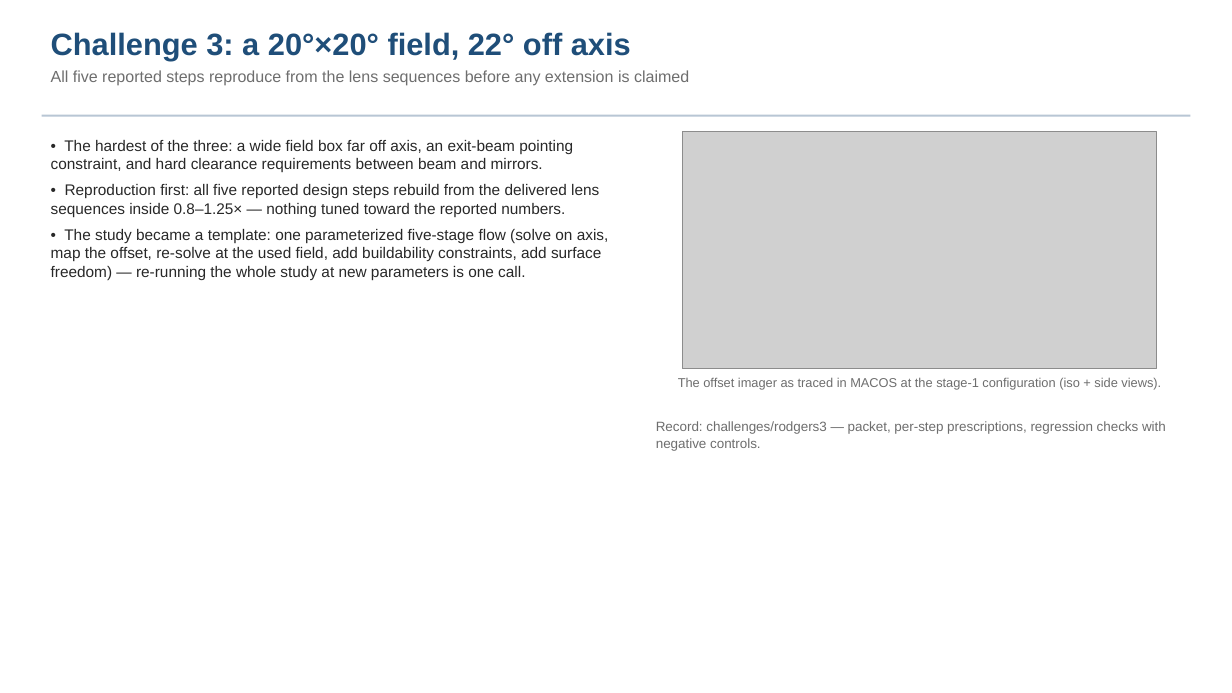
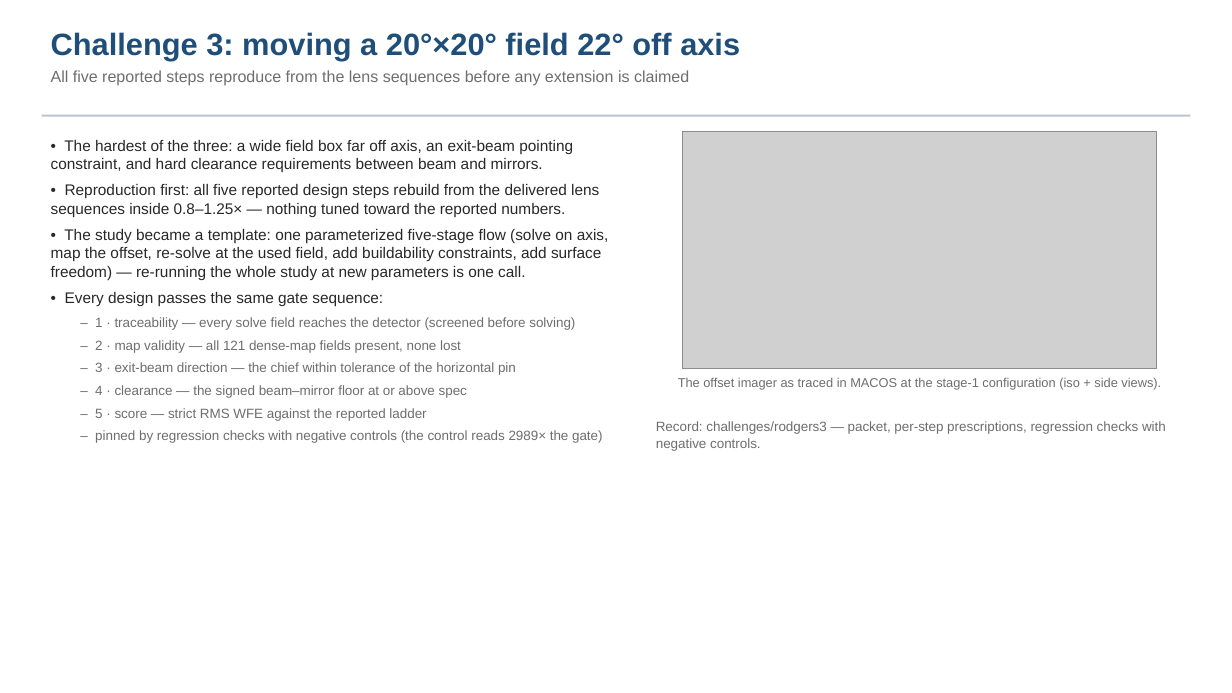
Before and after one commit to nasa-jpl/macos, a slide deck: slide 6 of demo_session/deck_keysight.pptx. Drawn at 1232x693 pixels with LibreOffice and Linux fonts; fonts in the diff are those of the drawing; grey boxes stand for pictures. Boxes give left, top, right and bottom in pixels: in the first picture for what was removed or moved away, otherwise in the second. Text is boxed around its words. In the diff, an @@ line names an element or a change of style, - is before the commit and + after.

```diff
--- a/demo_session/deck_keysight.pptx
+++ b/demo_session/deck_keysight.pptx
@@ text at <box>51,32,740,61</box>: text changed @@
-Challenge 3: a 20°×20° field, 22° off axis
+Challenge 3: moving a 20°×20° field 22° off axis
@@ text at <box>65,292,603,443</box>: paragraphs added @@
+• Every design passes the same gate sequence:
+– 1 · traceability — every solve field reaches the detector (screened before solving)
+– 2 · map validity — all 121 dense-map fields present, none lost
+– 3 · exit-beam direction — the chief within tolerance of the horizontal pin
+– 4 · clearance — the signed beam–mirror floor at or above spec
+– 5 · score — strict RMS WFE against the reported ladder
+– pinned by regression checks with negative controls (the control reads 2989× the gate)
```
Also in this commit, not shown: 12 other slides changed, 3 other files.
